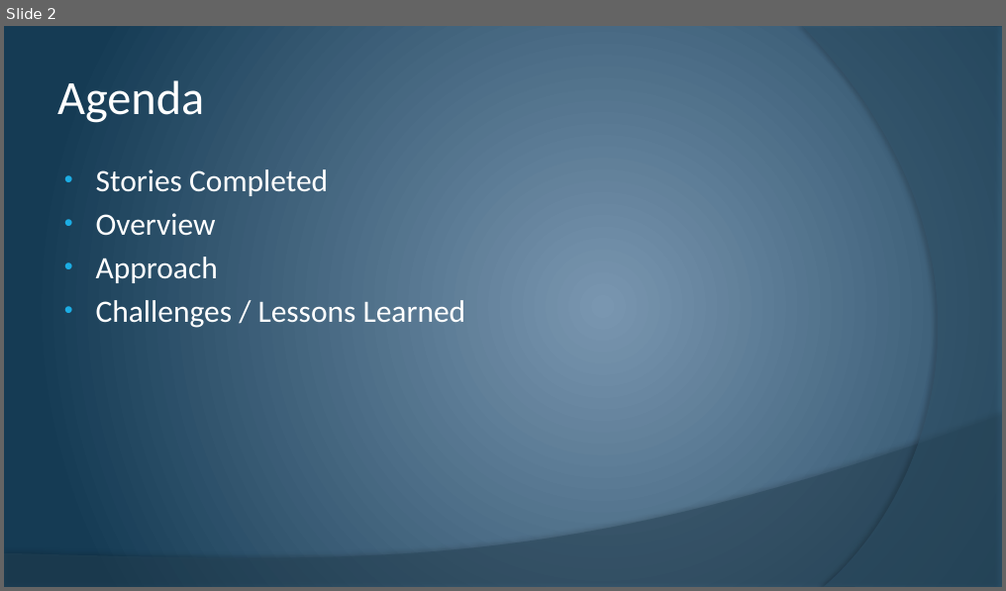
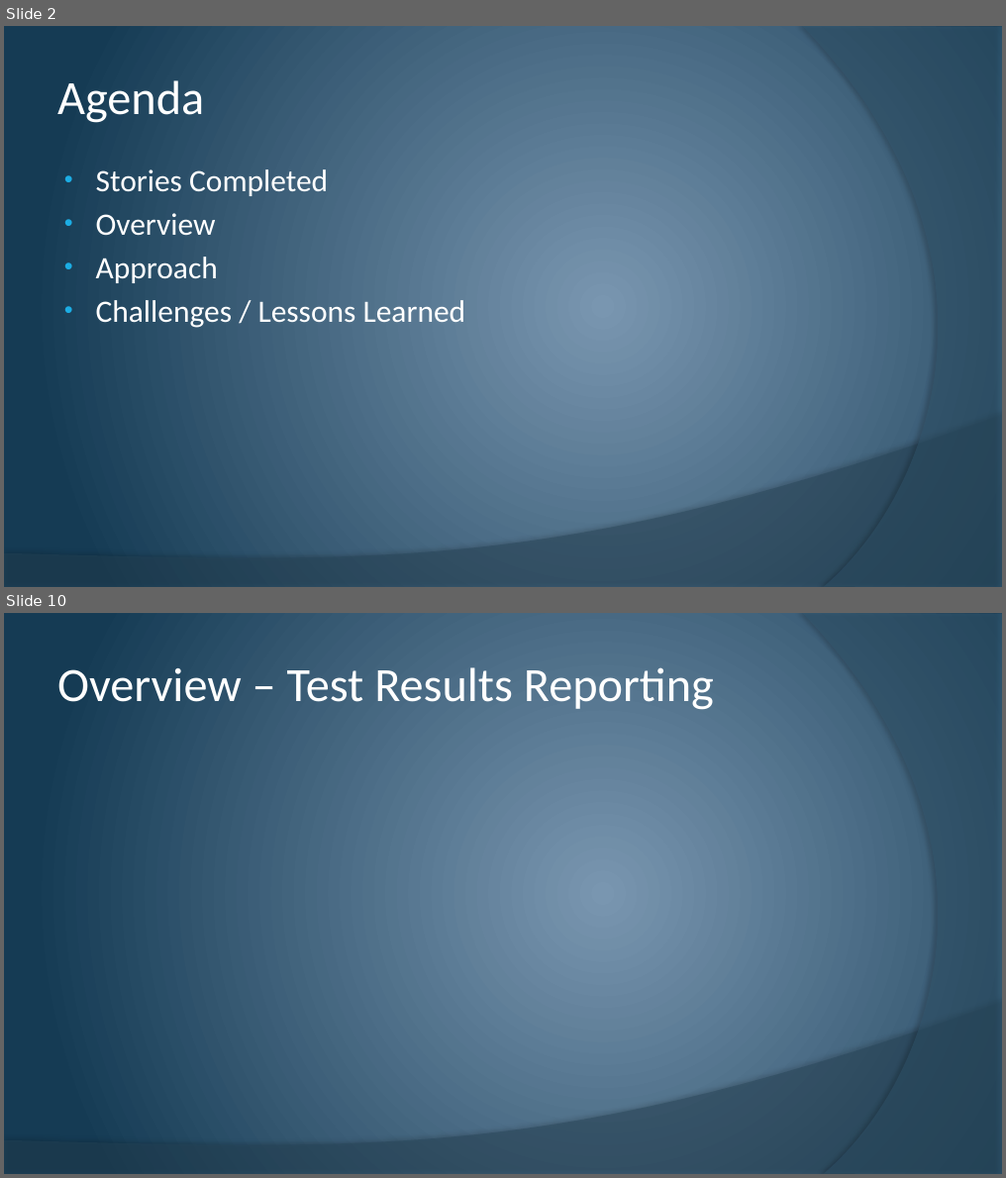
Before and after one commit to cstultz/cis234, a slide deck: assigns/assign10/t1-a10.pptx. Shown one above the other, each under a label of ours: slide 2 before the commit, slides 2 and 10 after it; the slides between them are not shown. The pictures are 1006x591 and 1006x1178 pixels, drawn with LibreOffice and Linux fonts; fonts in the diff are those of the drawing. Boxes give left, top, right and bottom in pixels: in the first picture for what was removed or moved away, otherwise in the second. Text is boxed around its words. In the diff, an @@ line names an element or a change of style, - is before the commit and + after.

```diff
--- a/assigns/assign10/t1-a10.pptx
+++ b/assigns/assign10/t1-a10.pptx
@@ slide 10 added at bbox=[4, 613, 1002, 1174], background gradient #7A96B0 to #153C55; not listed: 2 template elements that a slide beside it also shows @@
@@ title added at bbox=[57, 667, 714, 710], 46 pt, text #FFFFFF @@
+Overview – Test Results Reporting
```
Also in this commit, not shown: 4 slides changed, 6 other slides added, 2 slides removed, 2 other files.
